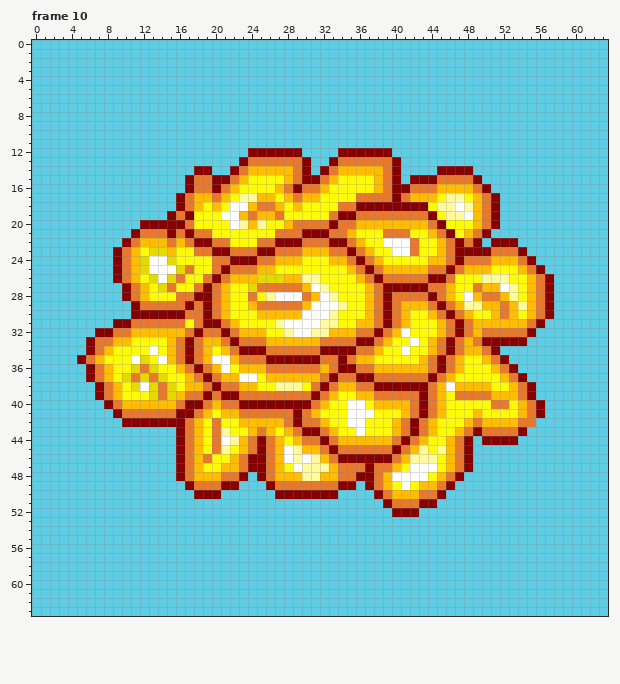
Pixel-art file, stored at Art/Aseprite/bomb explosion.aseprite. Above: the version before the commit.
64x64 pixels, 11 frames. Shown: frame 10. The commit also changed other frames, which this record leaves out.
And afterwards:
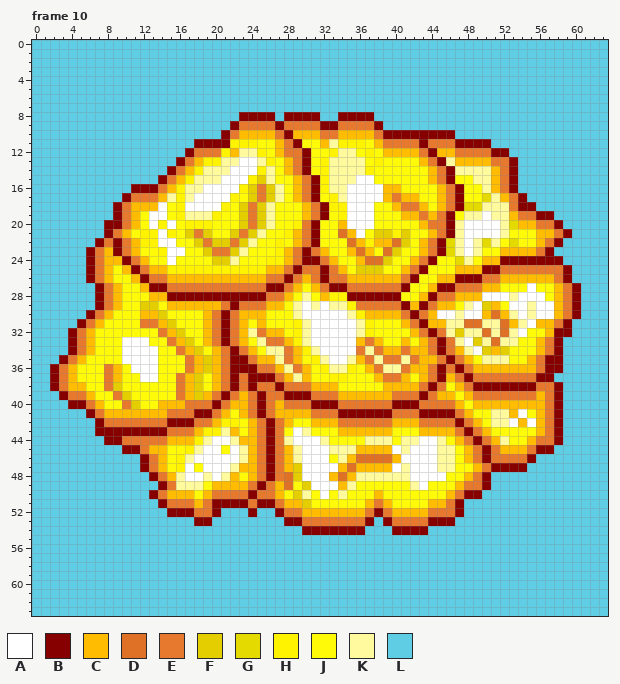
Palette (. is transparent): A #ffffff  B #870000  C #ffbc00  D #df7126  E #e7792e  F #e5ce00  G #e5da00  H #fff300  J #fffb08  K #fffa9e  L #5fcde4
Change:
Changed rows in their new state; - is an unchanged pixel.
Frame 10, layer "Explosion":
first column x 2:
 8 ---------------------BBBB-BBBB--BBBB-----------------------
 9 --------------------BEEEEBEEEEBBEEEEB----------------------
10 -------------------BECCCCEBCCCEECCCCEBBBBBBBB--------------
11 ----------------BBBBHHHJJCEBJJCKHHHJCEEEEBEEEBBBB----------
12 ---------------BEEEHCKKHJCEEBJJHKKJHJCCCCEBCCEEEEBB--------
13 --------------BECHHKKAAKHJC--JHKKKKJHJJJJCEBKCCCCEEB-------
14 -------------BECHKKKAAAHKJ---JHKKKKHJJJJJJCE-KKKKCEB-------
15 ------------BECHKKKAAAHFK-JCE-HKKKAAJJJJJJC-BJJKKCEB-------
16 ---------BBBECHKKAAAAHFEFKJC-BHKKAAAACCJJJJ-EBJJKCEB-------
17 --------BEEECKHKAAAAHJFEFKJCEB-HKAAAACEC-JJCEB-JGKCEB------
18 -------BECCCAJHAAAAHJFEFKJ-JCEBHHAAAJJCEEC-CEBGGKKKEBB-----
19 -------BECJAAJHKKKHJJF-FKJ--CEBJHAAAJJJCC-CEBJKKAKKCEEBB---
20 ------BBECJAHAJHHH--JFEFK-JH-BJJCAAAJJJJJ--EBKAAAAKGCCEEB--
21 ------BECJHHAHJF-F--FEFK-JHCE-JJD-A-FFHF-----KAAAAKJJJCCEB-
22 -----BEBECHHAAJJFEFFEFKJJHJC-BJJJD-HCCDFJCEBGKAKGKJGJJCEB--
23 ----BEC----JHAA-JFEEFKJJJHC-BE-JJCD--DFJJCEBGKAKJJCCCCEB---
24 ----BECCBECJJA----FFKJJJHH-EBBE-JJCDDF--CEBJJGKJC-BBB-BBB--
25 ----BECJCBECCHHHHHHHHHHH-CEBEEBECJFFFJJ-EBJJJC--BBEEE-EEEB-
26 ----BECJJ-BEECCCCCCC---CEEBECEBEEC-CCCC-BJJCCBBBEECCC-CCEB-
27 -----BECJJ-BB-EE-E-EEEE-BB-CJCEBBEEE-EE-JJCBBEE---JJ-AJJCEB
28 -----BECJJJCCBBB--BBBBBBEECJKJCHHBBBB-BJJC--ECC-AAA-AAAJCEB
29 -----BECJJFFJCCCCCCEBEE-CCJKAK-K-HEE-E-B-B-CCJ-AF-JAAKAACEB
30 ----BECJJJCCFJJJJC-BECC-JJJK---AAKH-CCCEBE-AAKAACDCKAKAACEB
31 ---BECJJJJ--CFJ-JCEBEC-C-JJHK-AAAAKHJJJ-EBC-KKDDKKD-KACCEB-
32 --BECJJJJJJJE-FJJC----KECCJHKAAAAAKHJJJJCEBEKFKKDKDKAJJCBB-
33 --BECJJJAAA--ECFJ-EBECJKEE-HKAAAAACECJ-CJCEBEKAFKDKKJJCEB--
34 --BECJJ-AAA--J-CFJCEBECJKK-CHKAAAA-KECCECCEBECKAFCFJJJCEB--
35 -BECJJ--A-AAJJJECFCEBB-CCKECJHKAAK-EKEEKE-CEBEC-KKKJJCEBB--
36 BECJJJEC-AAA--J-CF-EBBBE-CK-CJHKKHJCEKKE-----BECC-CCCCEBB--
37 BECJJJECJJAAJ-E-FJCEBEBBBE-K-JJHHJJJC--CJCEB-EBEEEE-EEBB---
38 BECCJJ-F-JJJJJE-FJC-BEBEEBEEECCCJJJJJCCCCEBEJ-EBBBBBB-EEB--
39 -BEECJJEF--JJJECFC--EC-B--BBBE-ECC--CC------CJC--EEE-ECEB--
40 --BBECJJEFJJ--CEE-B-CCE-ECEEEBBBEEEEEEBBBE-EEC-CCCCC-CCEB--
41 ----BECCCCCCC-EEBBE-JC-B-CCCCEEEBBBBBBEE--BBBECJ-KKCAJCEB--
42 -----BEEEEEEE--BEECHHJ-EBECJJC-CEEEEEE-CC-EEEBECJKKACACEB--
43 -----BBBBBBBBEE--HH-C---BEJAKJJJCCCCCCJJJC-CCEBECJJJJJCEB--
44 ------BBEEEEECCCHKA---CEBEKAAAKJJJJKKKJKKAAKJCEBECKJJCEEB--
45 --------BBECCJJHKAAJAKCEBEC-AAAKKKCCCCAKAAA-KJCEBECCCEBB---
46 ----------BECJHKAAAAAKCEBEC--AAJKCDDDDCAAAAKKJCEBEEEEB-----
47 ----------BECJHAJAAAKCCEBECFAAAACDCCCCAK---KKJJCEBBBB------
48 -----------BECKAAKAKCJCEBEDFAAA-DCKKKKKK--AAJJCEB----------
49 ------------BEKKKJCCCCEBECDJFAAACKJJJJ-JKAJJJCEEB----------
50 -----------BECCCJCEEEEBEECJFKJAJKJJJCJJJJJJJCEBB-----------
51 ------------BEEECEBBBBEBBECCFJJJJJJCECJJJJCCEB-------------
52 -------------BBBEEB---B--BEECCCCCCCEBECCCCEEEB-------------
53 ----------------BB--------BBEEEEEEEB-BEEEEBBB--------------
54 ----------------------------BBBBBBB---BBBB-----------------
Boxes around the changes in both pictures, in picture pixels (x1, y1, x2, y2):
changed: (50, 112, 581, 535)
